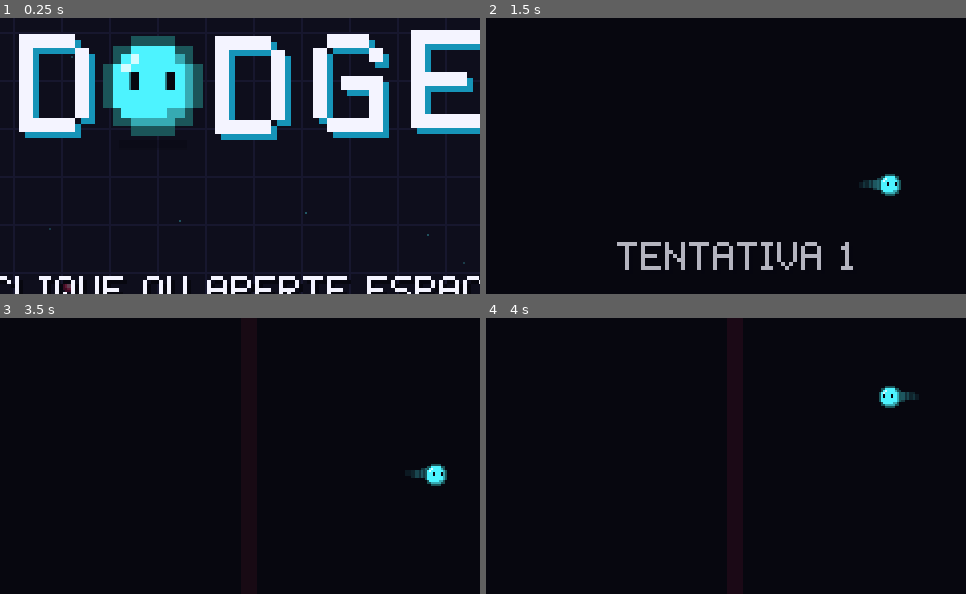
Above: before the commit, frames 1-4 (two rows, left to right).
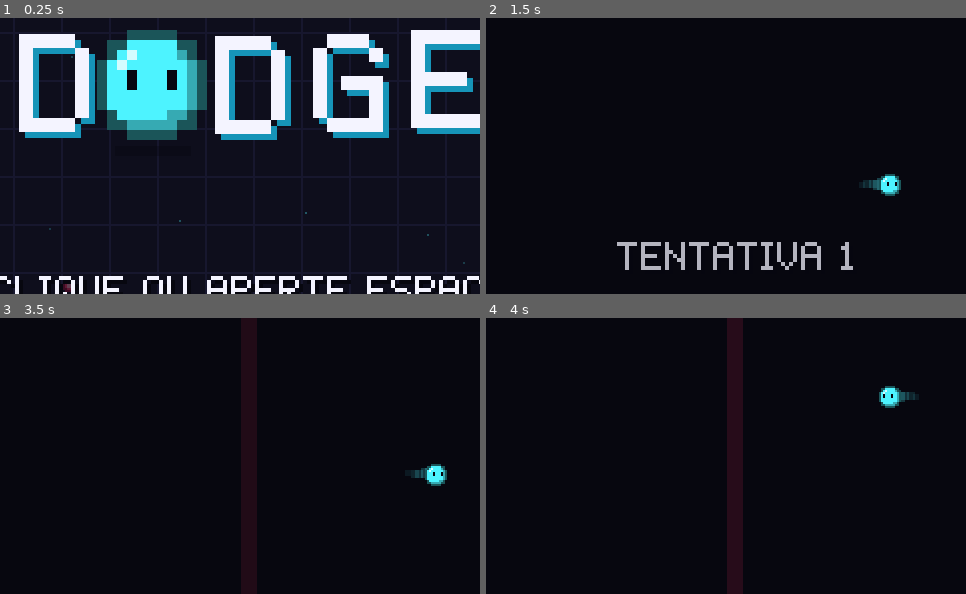
Above: after the commit, the same moments.

Repository: L30TL/DODGE
Game: browser game, page index.html
The game is run twice, just before and just after one commit, with the same random seed, the same clock (stepped at 60 frames per second) and the same inputs.
Inputs (mouse positions are % of the whole screen's width and height, from its top left):
- Up to frame 1 (0.25 s): no input
- Up to frame 2 (1.5 s): click (50, 50) at 0.27 s; hold Right from 1.03 s (still down); tap Space at 1.1 s
- Up to frame 3 (3.5 s): release Right at 1.53 s; hold Down 1.58-1.85 s; tap Space every 0.5 s from 1.6 to 3.1 s; hold Left 1.9-2.47 s; hold Up 2.52-2.82 s; tap K at 2.52 s; hold Right from 2.87 s (still down)
- Up to frame 4 (4 s): release Right at 3.53 s; hold Up 3.58-3.82 s; tap Space at 3.6 s; hold Left from 3.87 s (still down)
The pictures show only the part of the screen within x 24-74%, y 25-75%; the shares and areas given below are measured in that part.

The runs differ from the first frame. In frame 1, 2.9% of the frame differs, in the area x 20-44%, y 4-45%; in frame 2, nothing differs; in frame 3, less than 0.1%; in frame 4, less than 0.1%.

Commit message:
Polimento: textos da morte no alto, restart < 0,5 s, iOS, foco, docs
- '%' e 'NOVO RECORDE!' no alto da caixa (não cobrem a alma que renasce)
- Restart em 0,45 s mesmo com recorde (texto continua na tentativa seguinte)
- Áudio também destrava no pointerup (iOS); volta pausado se trocar de app
- Avisos de chuva/laser mais visíveis; dica de teclas redesenhada
- Bot do debug planeja 'esperar e andar'; verificador mais rápido
- DESIGN.md (decisões) e CLAUDE.md atualizados

Co-Authored-By: Claude Opus 5.5 <noreply@anthropic.com>
Claude-Session: https://claude.ai/code/session_01TuiSjimq1933fwJXZe7drw

Diff:
--- a/audio.js
+++ b/audio.js
@@ -573,7 +573,7 @@
     // Chame dentro de um toque/clique: cria/libera o AudioContext (iOS/Chrome exigem gesto).
     iniciar() {
       if (ctx) {
-        if (ctx.state !== 'running') ctx.resume().catch(() => {});
+        if (ctx.state !== 'running') { destravar(); ctx.resume().catch(() => {}); }
         return true;
       }
       const AC = window.AudioContext || window.webkitAudioContext;
@@ -586,9 +586,7 @@
       }
       criarGrafo();
       API.volumes();
-      // destrava o áudio no iOS tocando um buffer mudo
-      const b = ctx.createBuffer(1, 1, 22050), s = ctx.createBufferSource();
-      s.buffer = b; s.connect(ctx.destination); s.start(0);
+      destravar();
       if (ctx.state !== 'running') ctx.resume().catch(() => {});
       return true;
     },
@@ -659,6 +657,8 @@
     },
 
     tocando() { return toc.tocando; },
+    // pra testes: âncora atual da música e o relógio cru
+    _estado() { return { ancoraCtx: toc.ancoraCtx, ancoraPos: toc.ancoraPos, vel: toc.vel, idx: toc.idx, ctxT: ctx ? ctx.currentTime : 0, agora: API.agora() }; },
     musicaAtual() { return toc.musica ? toc.musica.id : null; },
 
     // Posição da música (s) como está sendo OUVIDA agora (desconta a latência).
@@ -773,6 +773,14 @@
     },
   };
 
+  // Destrava o áudio no iOS tocando um buffer mudo (precisa ser dentro de um toque).
+  function destravar() {
+    try {
+      const b = ctx.createBuffer(1, 1, 22050), s = ctx.createBufferSource();
+      s.buffer = b; s.connect(ctx.destination); s.start(0);
+    } catch (e) { /* ok */ }
+  }
+
   // Bip com onda de pulso (duty>0), triangular ou outra. Desliza de f0 a f1.
   function bip(t, duty, f0, f1, dur, vol, tipo, arp) {
     const o = ctx.createOscillator();
--- a/config.js
+++ b/config.js
@@ -73,11 +73,11 @@
   // --------------------------------------------------------------- morte -----
   morte: {
     atrasoReinicio: 0.4,         // s — depois de morrer, a próxima tentativa começa sozinha nesse tempo
-    atrasoReinicioRecorde: 0.85, // s — um pouco mais quando bate recorde, pra curtir
+    atrasoReinicioRecorde: 0.45, // s — quase igual quando bate recorde (o texto continua visível na próxima)
     toquePulaApos: 0.12,         // s — depois disso, tocar/apertar reinicia na hora
     congelar: 0.05,              // s — "hit-stop": o jogo congela um instante na morte
     particulas: 1,               // multiplicador de partículas da explosão
-    textoDuracao: 1.3,           // s — o "87%" continua visível (sumindo) no começo da tentativa seguinte
+    textoDuracao: 1.6,           // s — o "87%" continua visível (sumindo) no começo da tentativa seguinte
   },
 
   // --------------------------------------------------------------- juice -----
--- a/debug.js
+++ b/debug.js
@@ -3,7 +3,7 @@
 // DODGE — debug.js
 // Só liga com ?debug=1 na URL. Ferramentas:
 //   - pular pra qualquer % (teclas 0–9 = 0%–90%, [ e ] = ±5%)
-//   - H: hitboxes · I: invencível · L: câmera lenta · B: bot (piloto automático)
+//   - H: hitboxes · I: invencível · L: câmera lenta · B: bot (piloto automático) · K: morrer
 //   - mapa de mortes da fase (histograma por %)
 //   - "Analisar": prova que a fase é vencível (alcançabilidade) e mostra os
 //     trechos mais apertados. Também roda no Node: tools/verificar-fases.js
@@ -59,6 +59,7 @@
       if (c === 'KeyI') { D.invencivel = !D.invencivel; marcarTrapaca(); return true; }
       if (c === 'KeyL') { trocarVel(); return true; }
       if (c === 'KeyB') { D.bot = !D.bot; marcarTrapaca(); return true; }
+      if (c === 'KeyK') { Game.matar(); return true; }
       if (Game.nomeTela === 'jogo') {
         const m = /^Digit(\d)$/.exec(c);
         if (m) { Game.pular(+m[1] / 10); return true; }
--- a/game.js
+++ b/game.js
@@ -213,6 +213,7 @@
     J.batida = t0 / J.comp.B;
     J.estado = 'jogando';
     Flutuantes.limpar();
+    if (J.pausarAoVoltar) { J.pausarAoVoltar = false; pausar(); }
   }
 
   function moverAlma(dt) {
@@ -343,6 +344,7 @@
 
   function morrer(o) {
     J.estado = 'morto';
+    Flutuantes.limpar();
     J.tMorte = tempo;
     J.ataques.destaque = o;
     Sound.parar();
@@ -589,10 +591,12 @@
       c.fillRect(x - 18, y + 13, 1, 3); c.fillRect(x + 17, y + 13, 1, 3);
     } else {
       const tecla = Sprites.desenho('tecla', PAL.preto);
-      const k = (dx, dy, rot) => {
-        c.save(); c.translate(x + dx, y + dy + 5); c.rotate(rot); c.drawImage(tecla, -5, -5); c.restore();
+      // 4 teclas de seta (a de cima, e as de baixo giradas em 90°)
+      const k = (dx, dy, quartos) => {
+        c.save(); c.translate(x + dx, y + dy); c.rotate(quartos * Math.PI / 2);
+        c.drawImage(tecla, -5, -4); c.restore();
       };
-      k(0, 0, 0); k(-12, 11, -Math.PI / 2); k(0, 11, Math.PI); k(12, 11, Math.PI / 2);
+      k(0, 0, 0); k(-12, 10, -1); k(0, 10, 2); k(12, 10, 1);
     }
     c.globalAlpha = 1;
   }
@@ -647,10 +651,11 @@
         const fade = u < vida - 0.5 ? 1 : (vida - u) / 0.5;
         const pop = u < 0.08 ? 1 + (0.08 - u) * 6 : 1;
         c.globalAlpha = fade;
-        UI.texto(c, tm.pct + '%', CX, CY - 22, { escala: Math.round(6 * pop), alinhar: 'centro', cor: tm.recorde ? PAL.ouro : PAL.branco, sombra: PAL.preto });
+        const yPct = CY - HH + (tm.recorde ? 30 : 16);
+        UI.texto(c, tm.pct + '%', CX, yPct, { escala: Math.round(6 * pop), alinhar: 'centro', cor: tm.recorde ? PAL.ouro : PAL.branco, sombra: PAL.preto });
         if (tm.recorde) {
           if (Math.floor(u * 6) % 2 === 0 || u > 0.6) {
-            UI.texto(c, t('novoRecorde'), CX, CY - 46, { escala: 2, alinhar: 'centro', cor: PAL.ouro, sombra: PAL.preto, onda: { fase: tempo * 8, amp: 1 } });
+            UI.texto(c, t('novoRecorde'), CX, CY - HH + 10, { escala: 2, alinhar: 'centro', cor: PAL.ouro, sombra: PAL.preto });
           }
         }
         c.globalAlpha = 1;
@@ -675,7 +680,7 @@
 
   function desenharContagem(c) {
     const n = 3 - Math.floor((tempo - J.contagemIni) / 0.32);
-    if (n >= 1) UI.texto(c, String(n), CX, CY - 20, { escala: 6, alinhar: 'centro', cor: PAL.branco, sombra: PAL.preto });
+    if (n >= 1) UI.texto(c, String(n), CX, CY - HH + 16, { escala: 6, alinhar: 'centro', cor: PAL.branco, sombra: PAL.preto });
   }
 
   function desenharVitoria(c) {
@@ -775,7 +780,10 @@
   }
 
   function aoPerderFoco() {
-    if (nomeTela === 'jogo' && J.estado === 'jogando' && Save.config.pausaAuto) pausar();
+    if (nomeTela !== 'jogo' || !Save.config.pausaAuto) return;
+    if (J.estado === 'jogando') pausar();
+    else if (J.estado === 'contagem') { J.estado = 'pausa'; montarPausa(); }
+    else if (J.estado === 'morto') J.pausarAoVoltar = true;
   }
 
   function init() {
@@ -786,7 +794,7 @@
     Save.carregar();
     Input.init(canvas);
     Input.destino = (e) => {
-      if (e.t === 'down' || e.t === 'tecla') Sound.iniciar();
+      if (e.t === 'down' || e.t === 'up' || e.t === 'tecla') Sound.iniciar();   // iOS só libera áudio em alguns eventos
       if (Debug.ativo && e.t === 'tecla' && Debug.tecla(e)) return;
       if (tela && tela.evento) tela.evento(e);
     };
@@ -798,6 +806,8 @@
       if (m.matches && Input.temToque()) aoPerderFoco();
     });
     redimensionar();
+    const girar = document.getElementById('girar');
+    if (girar) girar.lastChild.textContent = t('girarCelular');
     Debug.init();
     irPara('titulo');
     requestAnimationFrame((ms) => { ultimoMs = ms; loop(ms); });
@@ -811,6 +821,8 @@
     get canvas() { return canvas; },
     J, alma,
     pausar, comecarTentativa,
+    // debug/testes: mata a alma agora (como se encostasse num ataque)
+    matar() { if (nomeTela === 'jogo' && J.estado === 'jogando') morrer({ s: { k: 0 } }); },
     // debug: pula para um % da fase atual
     pular(pct) {
       if (nomeTela !== 'jogo' || !J.fase) return;
--- a/index.html
+++ b/index.html
@@ -35,7 +35,7 @@
 </head>
 <body>
   <canvas id="tela" width="480" height="270"></canvas>
-  <div id="girar"><div class="icone">▯</div>GIRE O CELULAR</div>
+  <div id="girar"><div class="icone">▯</div><span></span></div>
   <noscript>O Dodge precisa de JavaScript.</noscript>
 
   <!-- ordem importa: cada arquivo usa os anteriores -->
--- a/patterns.js
+++ b/patterns.js
@@ -535,7 +535,7 @@
       case BALA: {
         if (s.av === 'faixa') {
           const d = s.r * 2;
-          ctx.globalAlpha = (forte ? 0.22 : 0.1) * (0.6 + 0.4 * prog);
+          ctx.globalAlpha = (forte ? 0.32 : 0.16) * (0.6 + 0.4 * prog);
           ctx.fillStyle = PAL.perigo;
           if (s.vy !== 0) ctx.fillRect(Math.round(s.x - s.r), -hh, d, hh * 2);
           else ctx.fillRect(-hw, Math.round(s.y - s.r), hw * 2, d);
@@ -577,7 +577,7 @@
           else if (vertical) ctx.fillRect(Math.round(a), -hh, Math.round(b - a), hh * 2);
           else ctx.fillRect(-hw, Math.round(a), hw * 2, Math.round(b - a));
         }
-        draw(s.p0, (forte ? 0.2 : 0.1) * (0.5 + 0.5 * prog));
+        draw(s.p0, (forte ? 0.3 : 0.15) * (0.5 + 0.5 * prog));
         ctx.globalAlpha = 1;
         ctx.fillStyle = final ? PAL.branco : (pisca ? PAL.perigoClaro : PAL.perigo);
         if (forte || prog > 0.5) {
--- a/ui.js
+++ b/ui.js
@@ -377,7 +377,7 @@
     moeda: ['..###..', '.#ooo#.', '#oo#oo#', '#o###o#', '#oo#oo#', '.#ooo#.', '..###..'],
     moedaVazia: ['..###..', '.#...#.', '#.....#', '#.....#', '#.....#', '.#...#.', '..###..'],
     pausa: ['##.##', '##.##', '##.##', '##.##', '##.##', '##.##', '##.##'],
-    engrenagem: ['...#...', '.#.#.#.', '..###..', '###.###', '..###..', '.#.#.#.', '...#...'],
+    engrenagem: ['..#.#..', '.#####.', '###.###', '##...##', '###.###', '.#####.', '..#.#..'],
     repetir: ['..####.', '.#....#', '#......', '#....##', '#.....#', '.#...#.', '..###..'],
     lista: ['#.#####', '.......', '#.#####', '.......', '#.#####', '.......', '#.#####'],
     setaDir: ['#....', '##...', '###..', '####.', '###..', '##...', '#....'],
@@ -406,8 +406,7 @@
       '#wwwwkwwww#',
       '#wwwkkkwww#',
       '#wwkkkkkww#',
-      '#wwwwkwwww#',
-      '#wwwwkwwww#',
+      '#wkkkkkkkw#',
       '#wwwwwwwww#',
       '#sssssssss#',
       '.#########.',
@@ -737,7 +736,7 @@
           UI.texto(c, L, x + 3, cy + dy + 3, { escala: esc, cor: PAL.almaEscura });
           UI.texto(c, L, x, cy + dy, { escala: esc, cor: PAL.branco });
         } else {
-          desenharAlmaGrande(c, x + larg / 2, cy + 3.5 * esc, 4.5, tm, 'normal');
+          desenharAlmaGrande(c, x + larg / 2, cy + 3.5 * esc, 5, tm, 'normal');
         }
         x += larg + gap;
       });
Not shown, changed: CLAUDE.md
Not shown, changed: DESIGN.md
